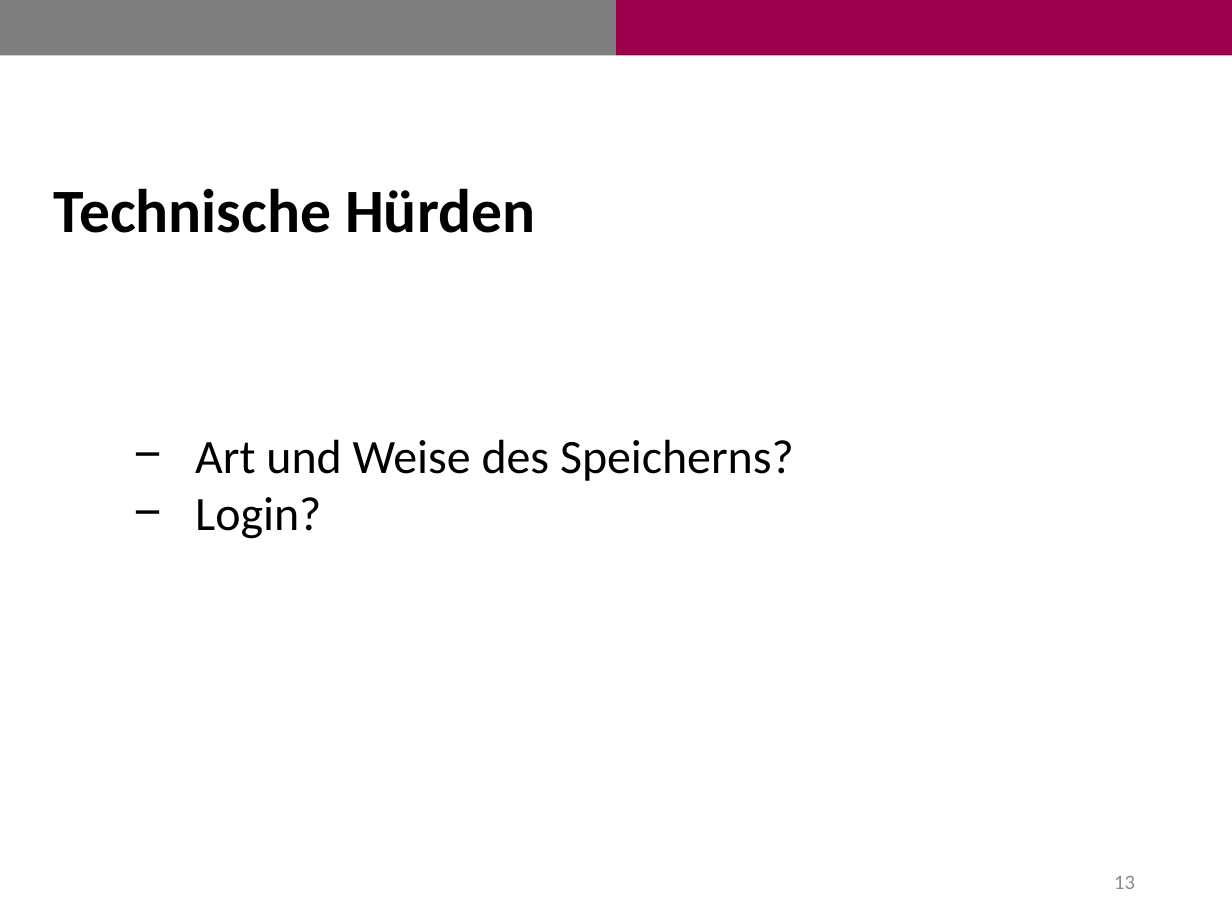
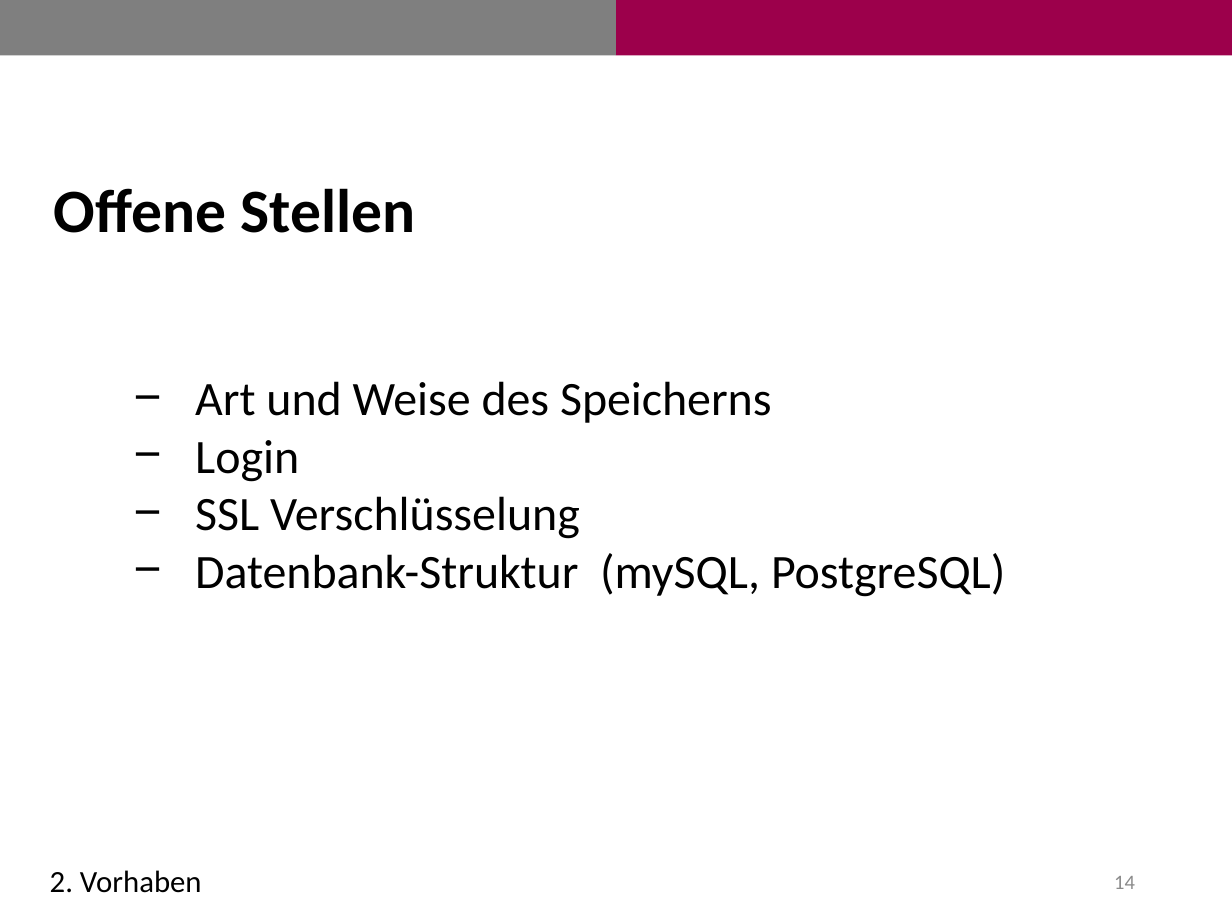
Before and after one commit to fairly99/Transkriptions-Werkzeug, a slide deck: slide 14 of Antrittspräsentation.pptx (slide 13 before the commit). Drawn at 1232x924 pixels with LibreOffice and Linux fonts; fonts in the diff are those of the drawing. Boxes give left, top, right and bottom in pixels: in the first picture for what was removed or moved away, otherwise in the second. Text is boxed around its words. In the diff, an @@ line names an element or a change of style, - is before the commit and + after.

```diff
--- a/Antrittspräsentation.pptx
+++ b/Antrittspräsentation.pptx
@@ text at [54, 188, 415, 233]: text changed @@
-Technische Hürden
+Offene Stellen
@@ text at [195, 381, 1005, 597]: text changed @@
-− Art und Weise des Speicherns?
-− Login?
+− Art und Weise des Speicherns
+− Login
+− SSL Verschlüsselung
+− Datenbank-Struktur (mySQL, PostgreSQL)
@@ text added at [50, 870, 202, 893], 18 pt, text #000000 @@
+2. Vorhaben
@@ page number at [1114, 876, 1135, 889]: text changed @@
-13
+14
```
Also in this commit, not shown: 10 other slides changed, 7 slides added, 6 slides removed, 2 other files.
